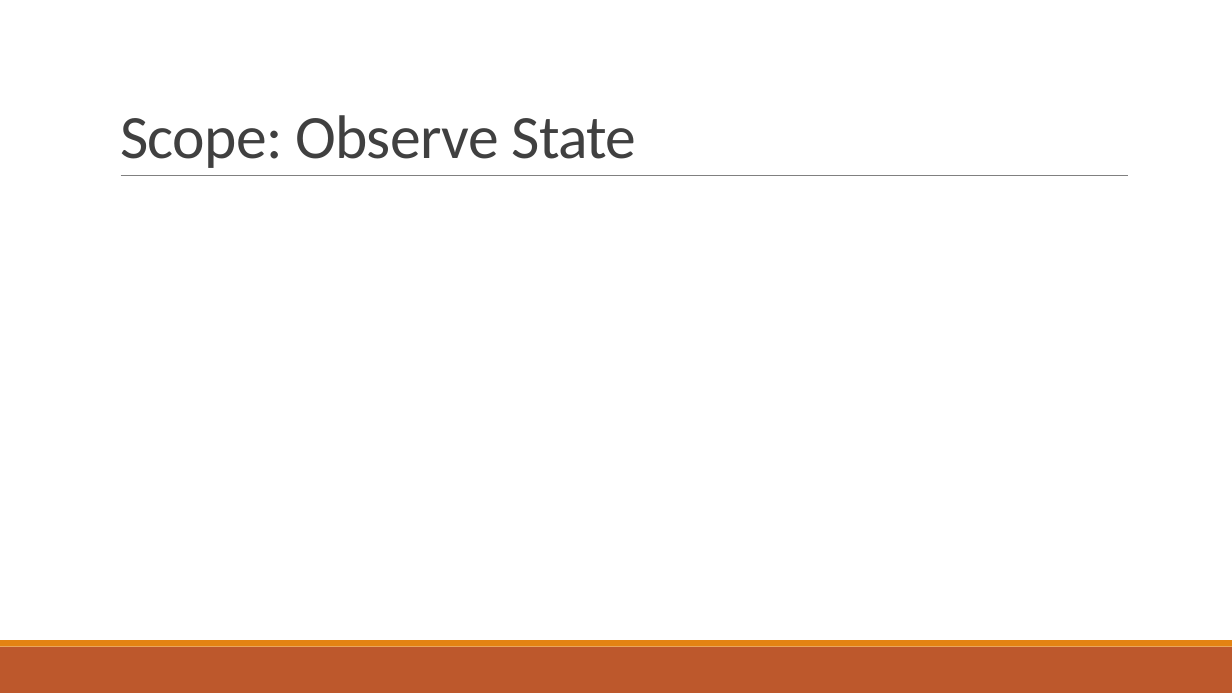
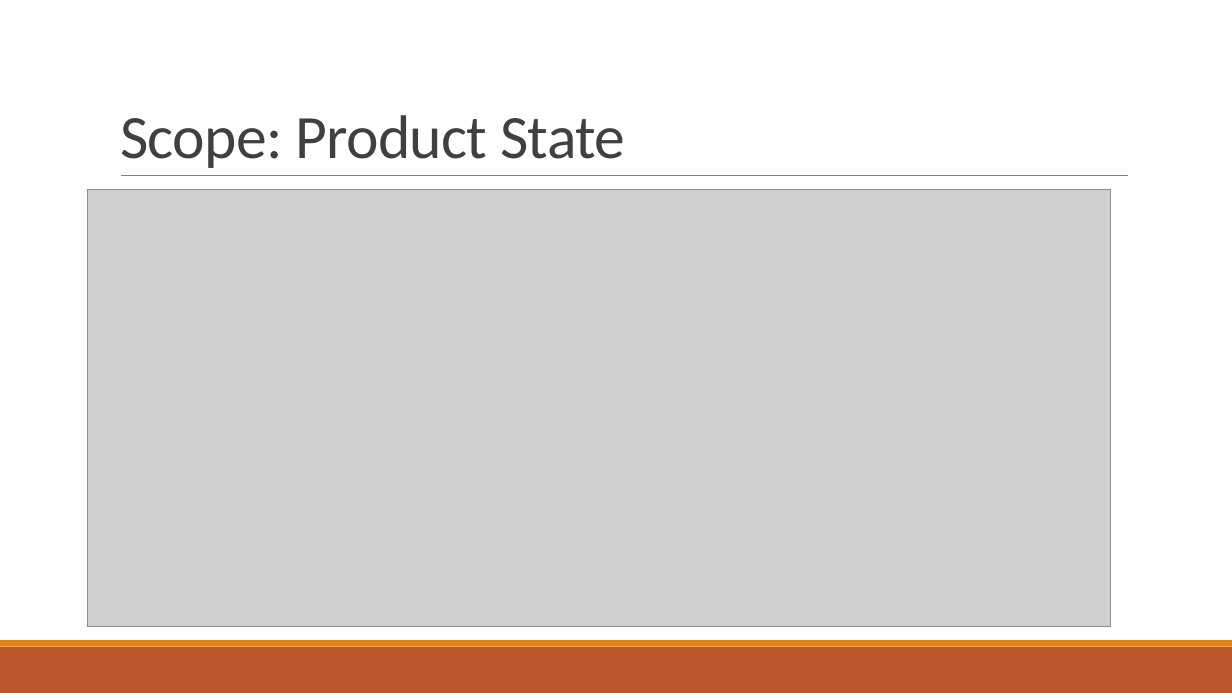
Before and after one commit to ofrendo/kronos, a slide deck: slide 6 of doc/Presentation.pptx. Drawn at 1232x693 pixels with LibreOffice and Linux fonts; fonts in the diff are those of the drawing; grey boxes stand for pictures. Boxes give left, top, right and bottom in pixels: in the first picture for what was removed or moved away, otherwise in the second. Text is boxed around its words. In the diff, an @@ line names an element or a change of style, - is before the commit and + after.

Commit message:
added uml to presentation

```diff
--- a/doc/Presentation.pptx
+++ b/doc/Presentation.pptx
@@ title at (x1=120, y1=115, x2=625, y2=168): text changed @@
-Scope: Observe State
+Scope: Product State
@@ picture added at (x1=88, y1=189, x2=1111, y2=627) @@
```
Also in this commit, not shown: 2 other slides changed, 3 other files.
